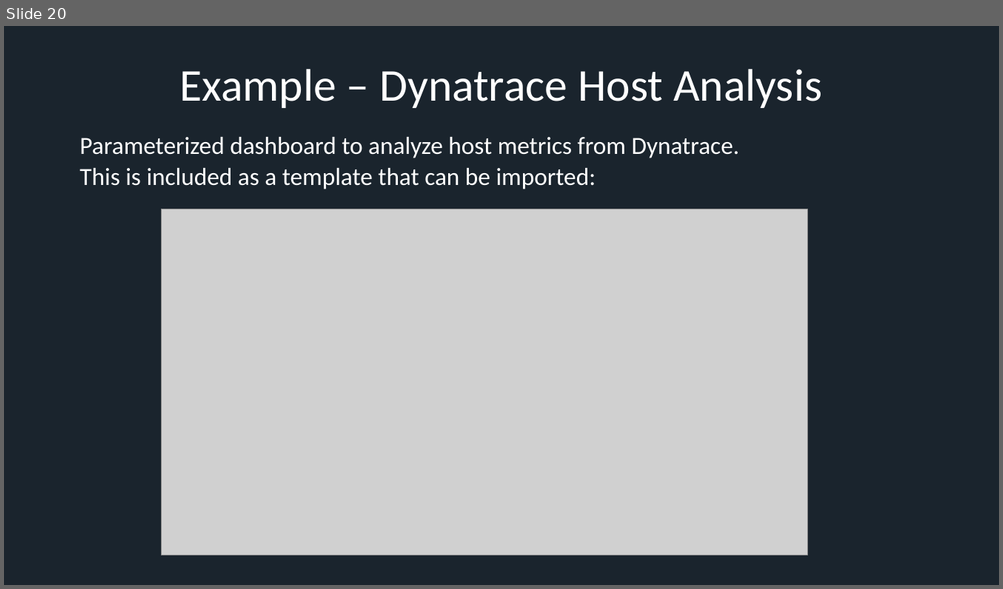
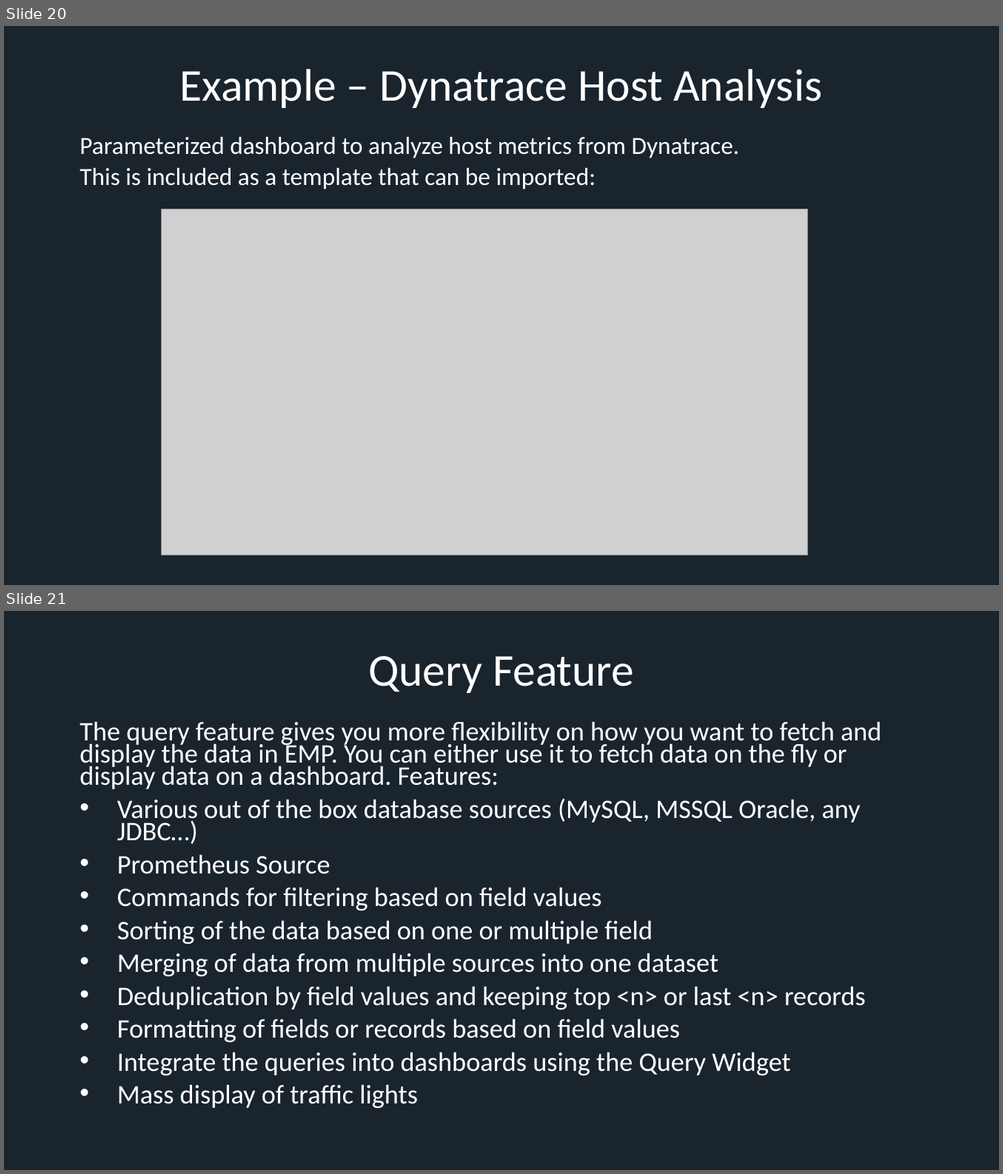
Before and after one commit to xresch/EngineeredMonitoringPlatform, a slide deck: EngineeredMonitoringPlatform/docs/EMP_PresentationSlides.pptx. Shown one above the other, each under a label of ours: slide 20 before the commit, slides 20 and 21 after it. The pictures are 1003x589 and 1003x1174 pixels, drawn with LibreOffice and Linux fonts; fonts in the diff are those of the drawing; grey boxes stand for pictures. Boxes give left, top, right and bottom in pixels: in the first picture for what was removed or moved away, otherwise in the second. Text is boxed around its words. In the diff, an @@ line names an element or a change of style, - is before the commit and + after.

Commit message:
added slides for query feature

```diff
--- a/EngineeredMonitoringPlatform/docs/EMP_PresentationSlides.pptx
+++ b/EngineeredMonitoringPlatform/docs/EMP_PresentationSlides.pptx
@@ slide 21 added at (x1=4, y1=611, x2=999, y2=1170), background #1A242D @@
@@ title added at (x1=368, y1=656, x2=634, y2=693), 44 pt, text #FFFFFF @@
+Query Feature
@@ text added at (x1=79, y1=721, x2=881, y2=1109), 25.9 pt, text #FFFFFF @@
+The query feature gives you more flexibility on how you want to fetch and display the data in EMP. You can either use it to fetch data on the fly or display data on a dashboard. Features:
+• Various out of the box database sources (MySQL, MSSQL Oracle, any JDBC…)
+• Prometheus Source
+• Commands for filtering based on field values
+• Sorting of the data based on one or multiple field
+• Merging of data from multiple sources into one dataset
+• Deduplication by field values and keeping top <n> or last <n> records
+• Formatting of fields or records based on field values
+• Integrate the queries into dashboards using the Query Widget
+• Mass display of traffic lights
```
Also in this commit, not shown: 4 other slides added.
